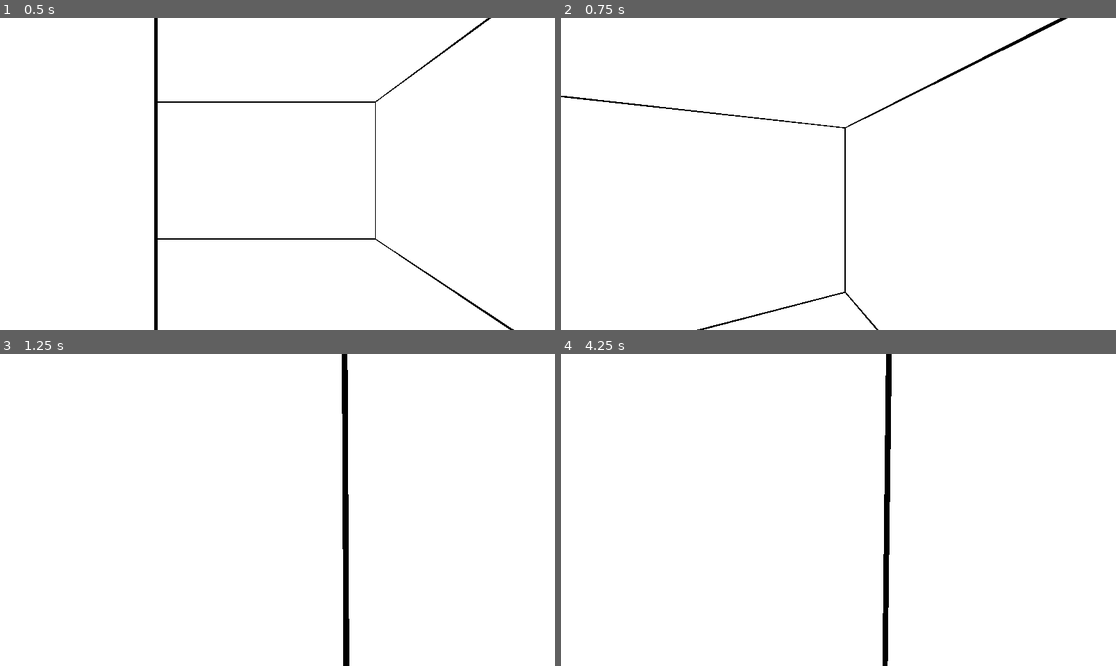
Above: before the commit, frames 1-4 (two rows, left to right).
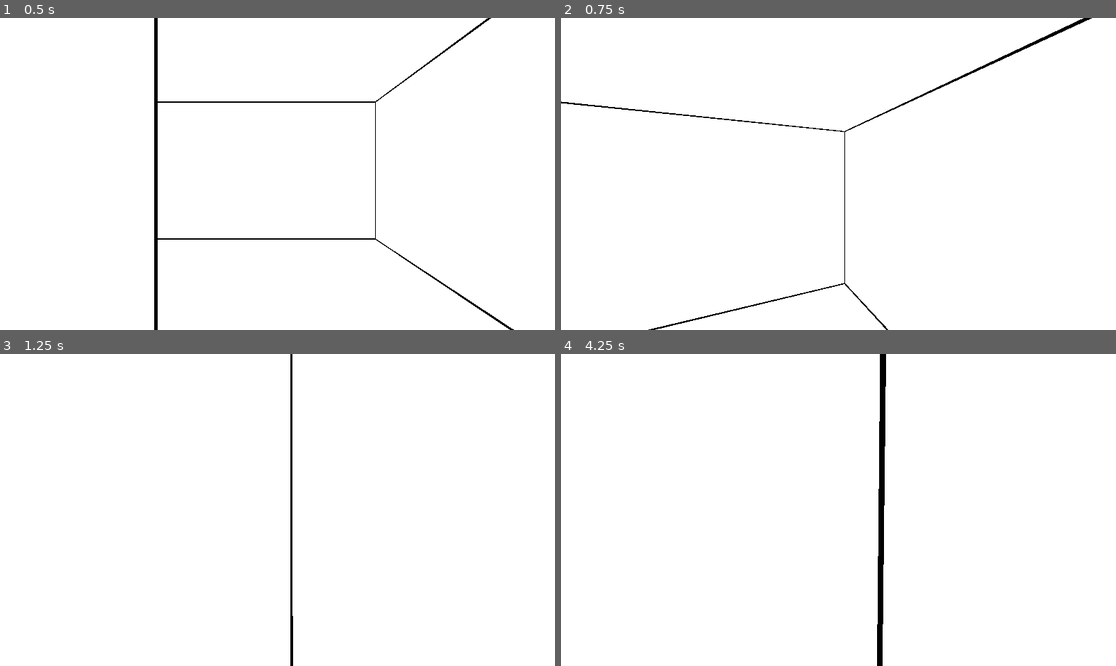
Above: after the commit, the same moments.

Repository: VojtaStruhar/antichamber-example
Game: Godot game, scene res://world.tscn
Two runs of this game, one before a commit and one after it. Both use one fixed random seed, a clock stepped at 60 frames per second and the inputs below. The project has no main scene, so this scene is started directly.
Inputs (mouse positions are in pixels of both pictures, inside the frame that each line leads up to):
- Up to frame 1 (0.5 s): no input
- Up to frame 2 (0.75 s): tap Enter (ui_accept) at 0.5 s; move the mouse to (866, 174) at 0.52 s; hold Up from 0.53 s (still down)
- Up to frame 3 (1.25 s): keep holding Up; tap Enter (ui_accept) at 0.77 s
- Up to frame 4 (4.25 s): keep holding Up; move the mouse to (810, 510) at 1.27 s; tap Enter (ui_accept) at 1.52, 2.75, 3.02, 3.5, 3.77 s; move the mouse to (849, 503) at 2.02 s; move the mouse to (832, 516) at 2.77 s; move the mouse to (877, 513) at 3.52 s

Frame 1 is identical in both runs. In frame 2, 1.6% of the frame differs, in the area x 0-96%, y 0-100%; in frame 3, 1.5%; in frame 4, 2.0%, in the area x 56-60%, y 0-100%.

Commit message:
Limit portal size

Diff:
--- a/world.tscn
+++ b/world.tscn
@@ -33,9 +33,6 @@
 [sub_resource type="CapsuleShape3D" id="CapsuleShape3D_f3sb7"]
 radius = 0.375
 height = 1.5
-
-[sub_resource type="Compositor" id="Compositor_036b0"]
-compositor_effects = Array[CompositorEffect]([null])
 
 [sub_resource type="ArrayMesh" id="ArrayMesh_70uel"]
 _surfaces = [{
@@ -67,13 +64,13 @@
 floor_max_angle = 0.872665
 script = ExtResource("1_f3sb7")
 camera = NodePath("Camera3D")
+SPEED = 3.0
 
 [node name="CollisionShape3D" type="CollisionShape3D" parent="Player"]
 shape = SubResource("CapsuleShape3D_f3sb7")
 
 [node name="Camera3D" type="Camera3D" parent="Player"]
 transform = Transform3D(1, 0, 0, 0, 1, 0, 0, 0, 1, 0, 0.2, 0)
-compositor = SubResource("Compositor_036b0")
 
 [node name="Hall-BeforeStairs" parent="." instance=ExtResource("2_fj7yv")]
 
@@ -188,7 +185,8 @@
 exit_portal = NodePath("../WinPortal")
 portal_render_layer = 524288
 portal_frame_width = 0.0
-viewport_size_mode = 0
+viewport_size_mode = 1
+_viewport_size_max_width_absolute = 1920
 view_direction = 0
 is_teleport = true
 teleport_direction = 2
@@ -225,7 +223,8 @@
 exit_portal = NodePath("../EntryPortal")
 portal_render_layer = 524288
 portal_frame_width = 0.0
-viewport_size_mode = 0
+viewport_size_mode = 1
+_viewport_size_max_width_absolute = 1920
 view_direction = 0
 is_teleport = true
 teleport_direction = 2
@@ -262,7 +261,8 @@
 exit_portal = NodePath("../EntryPortal")
 portal_render_layer = 524288
 portal_frame_width = 0.0
-viewport_size_mode = 0
+viewport_size_mode = 1
+_viewport_size_max_width_absolute = 1920
 view_direction = 0
 is_teleport = true
 teleport_direction = 2
@@ -299,7 +299,8 @@
 exit_portal = NodePath("../EntryPortal")
 portal_render_layer = 524288
 portal_frame_width = 0.0
-viewport_size_mode = 0
+viewport_size_mode = 1
+_viewport_size_max_width_absolute = 1920
 view_direction = 0
 is_teleport = true
 teleport_direction = 2
Not shown: 1 places in world.tscn that only renumber resources
